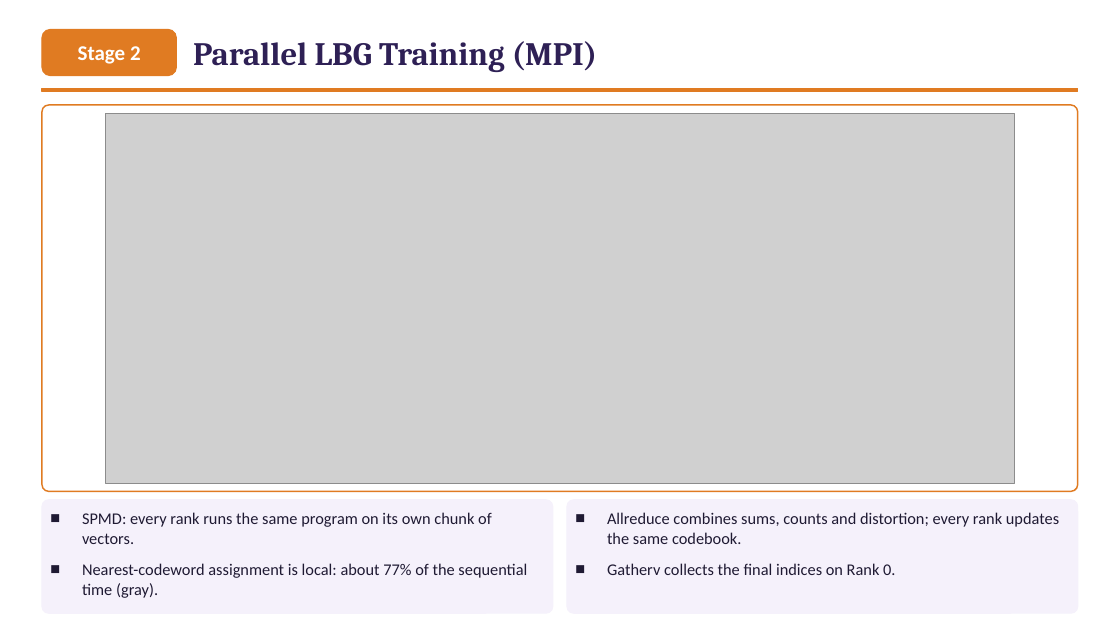
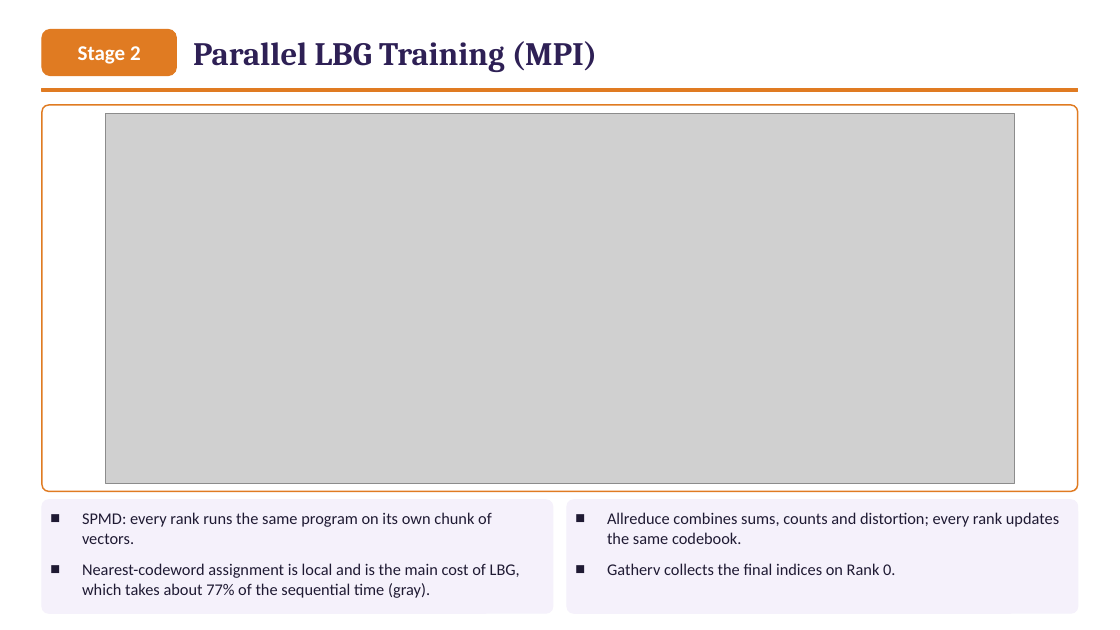
Before and after one commit to ibtihal-cpu/mihk, a slide deck: slide 13 of results/seminar/figs/Seminar_Ibtihal_v3.pptx. Drawn at 1120x630 pixels with LibreOffice and Linux fonts; fonts in the diff are those of the drawing; grey boxes stand for pictures. Boxes give left, top, right and bottom in pixels: in the first picture for what was removed or moved away, otherwise in the second. Text is boxed around its words. In the diff, an @@ line names an element or a change of style, - is before the commit and + after.

```diff
--- a/results/seminar/figs/Seminar_Ibtihal_v3.pptx
+++ b/results/seminar/figs/Seminar_Ibtihal_v3.pptx
@@ text at [82, 563, 520, 598]: text changed @@
-■ Nearest-codeword assignment is local: about 77% of the sequential time (gray).
+■ Nearest-codeword assignment is local and is the main cost of LBG, which takes about 77% of the sequential time (gray).
```
Also in this commit, not shown: 6 other slides changed, 7 other files.
